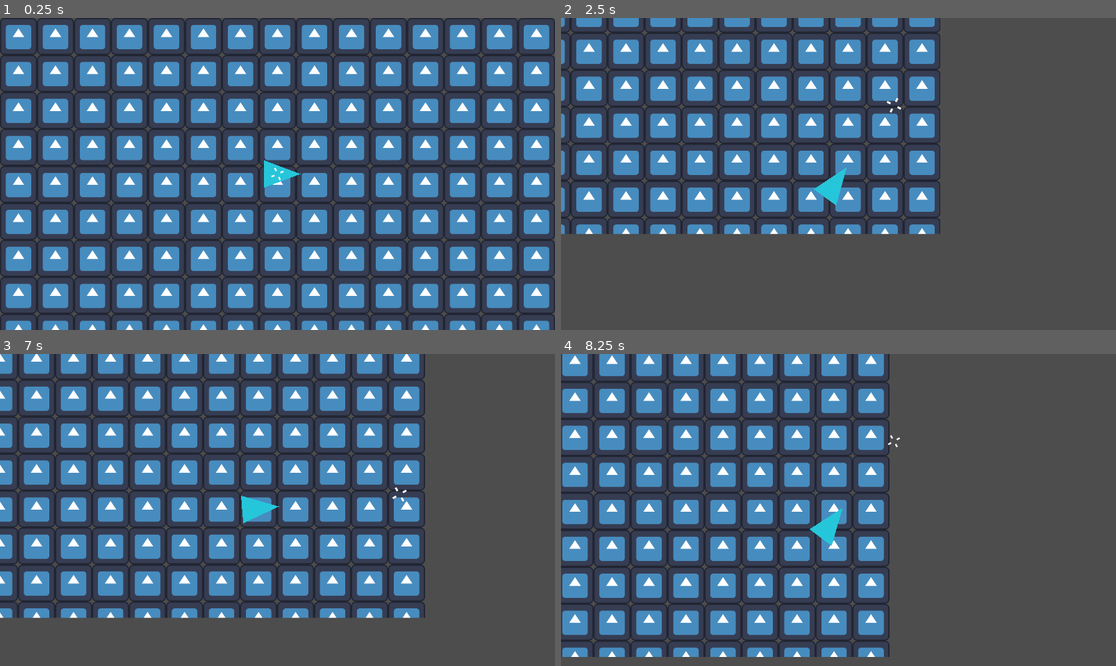
Above: before the commit, frames 1-4 (two rows, left to right).
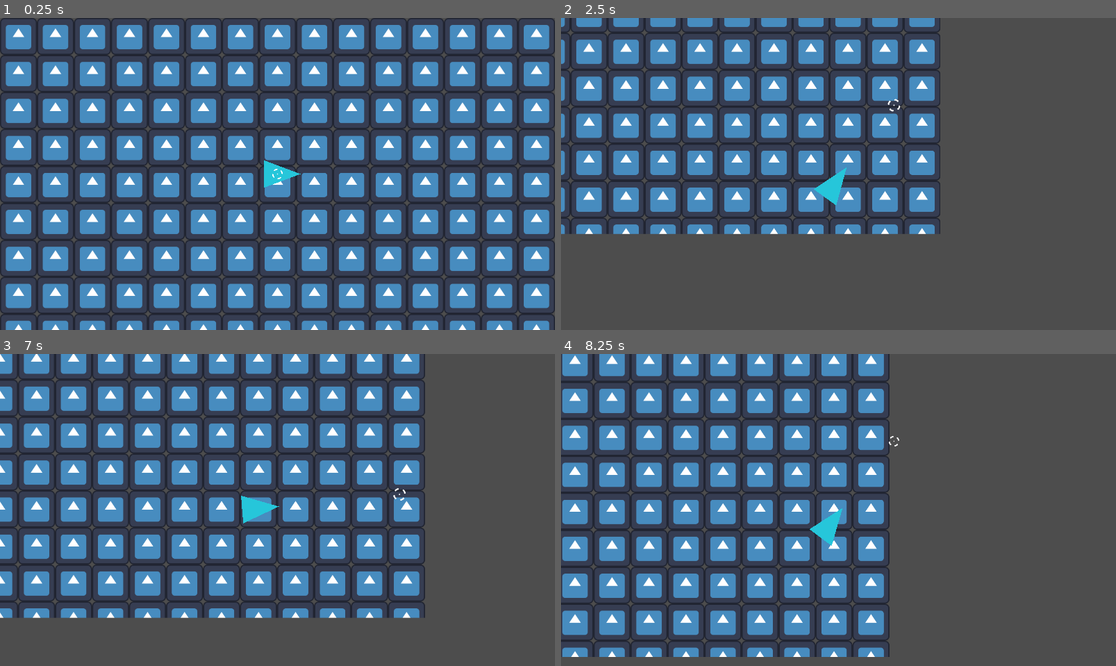
Above: after the commit, the same moments.

Repository: LordChildConsumer/MiniHordeShooter
Game: Godot game, scene res://main.tscn
Same seed, same stepped clock (60 frames per second), same inputs: the game is played once before the commit and once after it. The engine's default icon, where the game draws it, is replaced by a stand-in: a white triangle on a blue panel in a dark square.
Inputs (mouse positions are in pixels of both pictures, inside the frame that each line leads up to):
- Up to frame 1 (0.25 s): no input
- Up to frame 2 (2.5 s): move the mouse to (960, 158) at 0.52 s; press the mouse at (960, 158) at 0.53 s; hold D (move_right) 0.53-1.28 s; move the mouse to (727, 189) at 1.27 s; release the mouse at (727, 189) at 1.28 s; hold S (move_down) 1.28-2.03 s; click (727, 189) at 1.35 s; move the mouse to (894, 105) at 2.02 s; press the mouse at (894, 105) at 2.03 s; hold D (move_right) from 2.03 s (still down)
- Up to frame 3 (7 s): move the mouse to (249, 572) at 2.77 s; release D (move_right) at 2.78 s; release the mouse at (249, 572) at 2.78 s; hold W (move_up) 2.78-3.53 s; click (249, 572) at 2.85 s; move the mouse to (444, 556) at 3.52 s; press the mouse at (444, 556) at 3.53 s; hold A (move_left) 3.53-5.03 s; move the mouse to (111, 463) at 4.27 s; release the mouse at (111, 463) at 4.28 s; click (111, 463) at 4.35 s; move the mouse to (305, 510) at 5.02 s; press the mouse at (305, 510) at 5.03 s; hold S (move_down) 5.03-5.78 s; move the mouse to (194, 432) at 5.77 s; release the mouse at (194, 432) at 5.78 s; hold D (move_right) 5.78-6.53 s; click (194, 432) at 5.85 s; move the mouse to (399, 494) at 6.52 s; press the mouse at (399, 494) at 6.53 s; hold W (move_up) from 6.53 s (still down)
- Up to frame 4 (8.25 s): move the mouse to (727, 525) at 7.27 s; release W (move_up) at 7.28 s; release the mouse at (727, 525) at 7.28 s; hold D (move_right) 7.28-8.03 s; click (727, 525) at 7.35 s; move the mouse to (894, 441) at 8.02 s; press the mouse at (894, 441) at 8.03 s; hold S (move_down) from 8.03 s (still down)

The runs differ from the first frame. In frame 1, less than 0.1% of the frame differs, in the area x 48-52%, y 47-53%; in frame 2, less than 0.1%, in the area x 58-62%, y 25-31%; in frame 3, less than 0.1%; in frame 4, less than 0.1%.

Commit message:
Health I think..?

Diff:
--- /dev/null
+++ b/_dev/hurt_zone.gd
@@ -0,0 +1,46 @@
+class_name HurtZone extends Area2D;
+
+## An area that deals damage to any overlapping hitboxes.
+## Just used for testing health functionality.
+
+
+## The amount of damage to deal every [param tick].
+@export var damage: float = 10.0;
+## The time in seconds between dealing damage.
+@export var tick: float = 1.0;
+
+
+## The [Timer] that causes damage to be dealt every [member tick].
+@onready var tick_timer: Timer = Timer.new();
+
+## Keeps track of [Hitbox]es to damage every [member tick]
+var hitboxes: Array[Hitbox] = [];
+
+
+func _ready() -> void:
+	tick_timer.wait_time = tick;
+	tick_timer.autostart = true;
+	tick_timer.timeout.connect(_on_tick_timer_timeout);
+	add_child(tick_timer);
+
+	area_entered.connect(_on_area_entered);
+	area_exited.connect(_on_area_exited);
+
+
+## Adds [param area] to [member hitboxes] if [param area] is a [Hitbox].
+func _on_area_entered(area: Area2D) -> void:
+	if area is Hitbox:
+		pass;
+
+
+## Removes [param area] from [member hitboxes] if [member hitboxes] has [param area].
+func _on_area_exited(area: Area2D) -> void:
+	if area is Hitbox:
+		if hitboxes.has(area):
+			hitboxes.erase(area);
+
+
+## Deals damage to [member hitboxes] when [member tick_timer] ends.
+func _on_tick_timer_timeout() -> void:
+	for hb: Hitbox in hitboxes:
+		hb.hurt(damage);
--- /dev/null
+++ b/components/health.gd
@@ -0,0 +1,42 @@
+class_name Health extends Node;
+
+## Stores an entity's health, typically referenced by a Hitbox Component
+
+signal health_changed(new_health);
+signal health_zero;
+
+
+## The maximum amount of health the entity may have.
+@export var max_health: int = 100;
+## The amount of health the entity currently has.
+@export var health: int = 100 : set = set_health, get = get_health;
+
+
+# ---- Health Set/Get ---- #
+func set_health(value: int) -> void:
+	health = value;
+	health_changed.emit(health);
+	if health <= 0: health_zero.emit();
+
+func get_health() -> int:
+	return health;
+
+
+# ---- Mutation Functions ---- #
+## Subtracts the given value from the current health. End result will be no less than 0.
+func hurt(value: int) -> void:
+	health = max(health - value, 0);
+
+## Adds the given value to the current health. End result will be no greater than [member max_health]
+func heal(value: int) -> void:
+	health = min(health + value, max_health);
+
+
+# ---- Utility Functions ---- #
+## Returns true if [code]health >= max_health[/code]. Otherwise false.
+func is_health_max() -> bool:
+	return health >= max_health;
+
+## Returns true if [code]health <= 0[/code]. Otherwise false.
+func is_health_zero() -> bool:
+	return health <= 0;
--- /dev/null
+++ b/components/hitbox.gd
@@ -0,0 +1,24 @@
+class_name Hitbox extends Area2D;
+
+## Receives damage and passes it along to a linked Health Component
+
+
+## Health Component to modify.
+@export var health: Health;
+
+
+func _ready() -> void:
+	if health == null:
+		push_error("Hitbox has no Health @ '%s'" % get_path());
+		queue_free();
+		return;
+
+
+## Deals damage to linked [Health]
+func hurt(value: int) -> void:
+	health.hurt(value);
+
+
+## Returns a reference to the linked [Health]
+func get_health_component() -> Health:
+	return health;
--- a/player/player.tscn
+++ b/player/player.tscn
@@ -1,9 +1,11 @@
-[gd_scene load_steps=7 format=3 uid="uid://5ufingx2vmlv"]
+[gd_scene load_steps=9 format=3 uid="uid://5ufingx2vmlv"]
 
 [ext_resource type="Script" path="res://player/player.gd" id="1_decup"]
 [ext_resource type="Shader" path="res://shaders/player_health/player_health.gdshader" id="1_hami3"]
-[ext_resource type="Texture2D" uid="uid://cfwtykn8qlssg" path="res://ui/crosshairs/crosshair085.png" id="2_7w4x6"]
 [ext_resource type="Script" path="res://player/cursor.gd" id="3_mwmfc"]
+[ext_resource type="Texture2D" uid="uid://cddf8wh6137s" path="res://ui/crosshairs/crosshair038.png" id="4_v4pjf"]
+[ext_resource type="Script" path="res://components/health.gd" id="5_ev15s"]
+[ext_resource type="Script" path="res://components/hitbox.gd" id="6_lws5r"]
 
 [sub_resource type="ShaderMaterial" id="ShaderMaterial_ihg4o"]
 shader = ExtResource("1_hami3")
@@ -38,4 +40,14 @@
 script = ExtResource("3_mwmfc")
 
 [node name="CrosshairSprite" type="Sprite2D" parent="Cursor"]
-texture = ExtResource("2_7w4x6")
+texture = ExtResource("4_v4pjf")
+
+[node name="Muzzle" type="Marker2D" parent="."]
+position = Vector2(80, 0)
+
+[node name="Health" type="Node" parent="."]
+script = ExtResource("5_ev15s")
+
+[node name="Hitbox" type="Area2D" parent="." node_paths=PackedStringArray("health")]
+script = ExtResource("6_lws5r")
+health = NodePath("../Health")
--- a/project.godot
+++ b/project.godot
@@ -53,3 +53,11 @@
 "events": [Object(InputEventMouseButton,"resource_local_to_scene":false,"resource_name":"","device":-1,"window_id":0,"a …(253 unchanged characters)…
 ]
 }
+
+[layer_names]
+
+3d_physics/layer_1="World"
+3d_physics/layer_2="Player Physics"
+3d_physics/layer_3="Player Hitbox"
+3d_physics/layer_4="Enemy Physics"
+3d_physics/layer_5="Enemy Hitbox"
--- /dev/null
+++ b/projectile/base/projectile.tscn
@@ -0,0 +1,6 @@
+[gd_scene format=3 uid="uid://8vr127soyttd"]
+
+[node name="Projectile" type="CharacterBody2D"]
+
+[node name="Polygon2D" type="Polygon2D" parent="."]
+polygon = PackedVector2Array(-8, -8, 8, 0, -8, 8)
Binary file added: ui/crosshairs/crosshair037.png
Not shown, added: ui/crosshairs/crosshair037.png.import
Binary file added: ui/crosshairs/crosshair038.png
Not shown, added: ui/crosshairs/crosshair038.png.import
